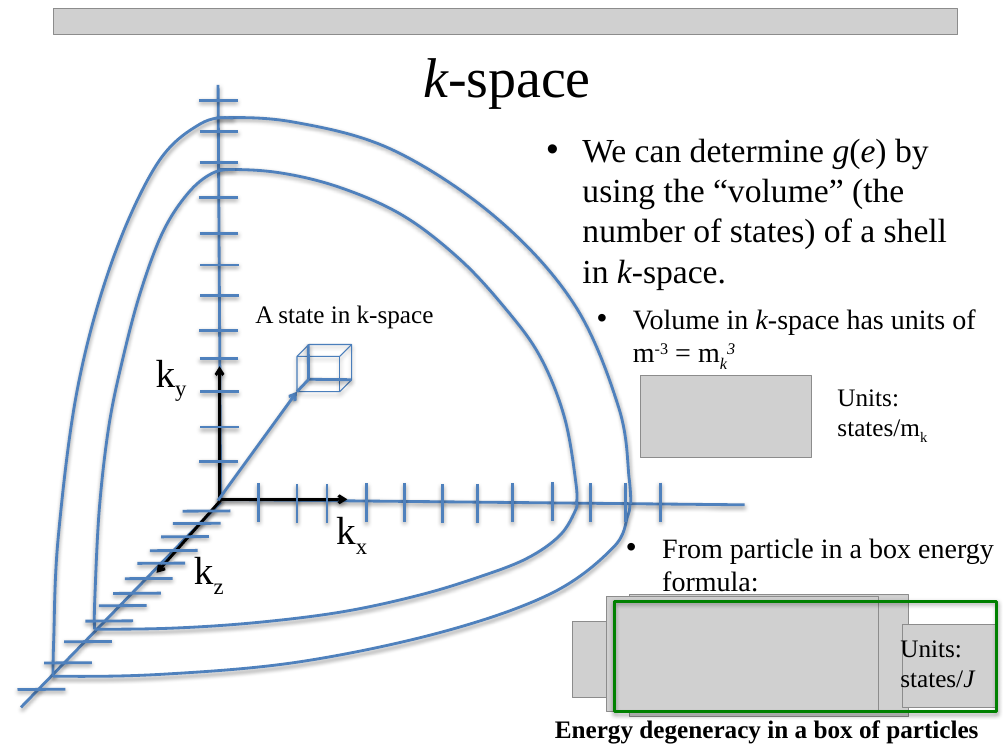
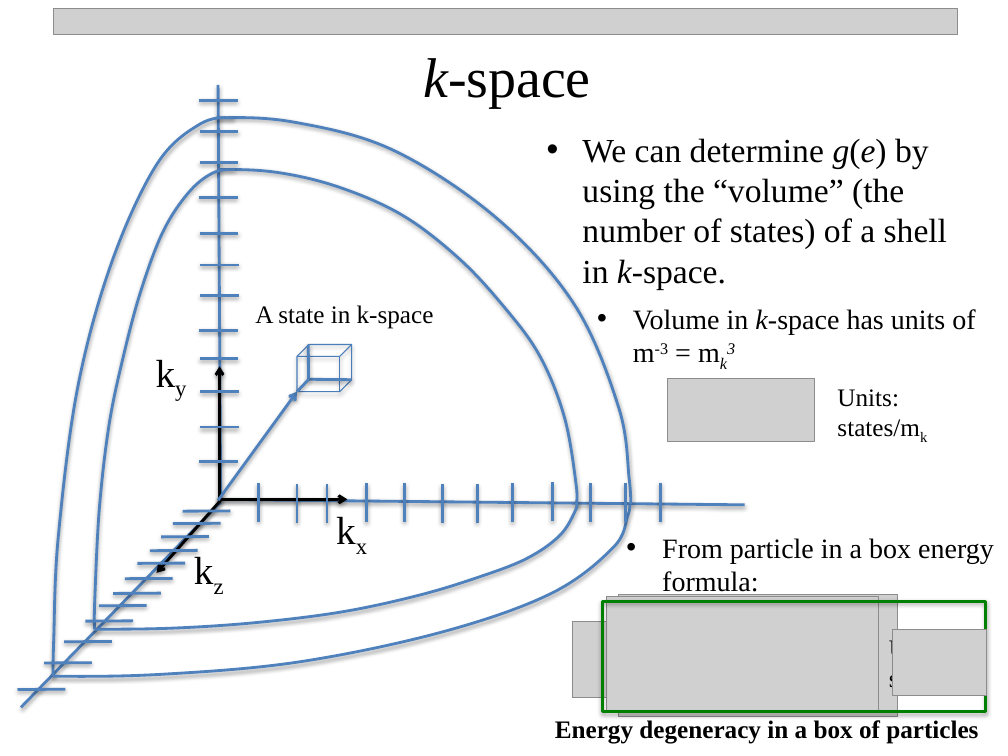
Before and after one commit to npetraco/CHE302, a slide deck: slide 6 of Notes/14_intro_stat_mech.pptx. Drawn at 1008x756 pixels with LibreOffice and Linux fonts; fonts in the diff are those of the drawing; grey boxes stand for pictures. Boxes give left, top, right and bottom in pixels: in the first picture for what was removed or moved away, otherwise in the second. Text is boxed around its words. In the diff, an @@ line names an element or a change of style, - is before the commit and + after.

```diff
--- a/Notes/14_intro_stat_mech.pptx
+++ b/Notes/14_intro_stat_mech.pptx
@@ picture resized from (x1=640, y1=376, x2=811, y2=458) to (x1=668, y1=379, x2=815, y2=442) @@
@@ 1 picture, 1 text, 1 rectangle moved together from (x1=614, y1=595, x2=996, y2=717) to (x1=603, y1=595, x2=985, y2=717) @@
@@ picture resized from (x1=903, y1=625, x2=997, y2=708) to (x1=893, y1=630, x2=987, y2=696) @@
```
Also in this commit, not shown: 2 other slides changed.
